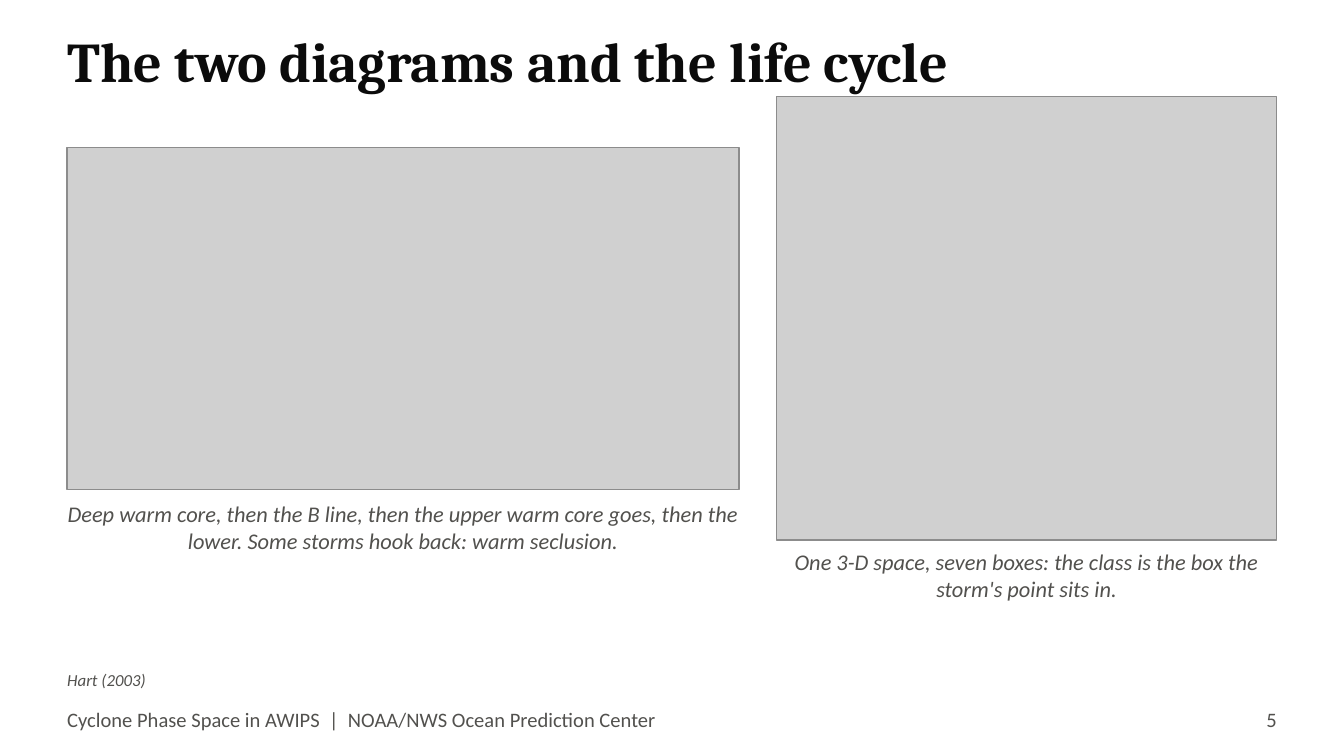
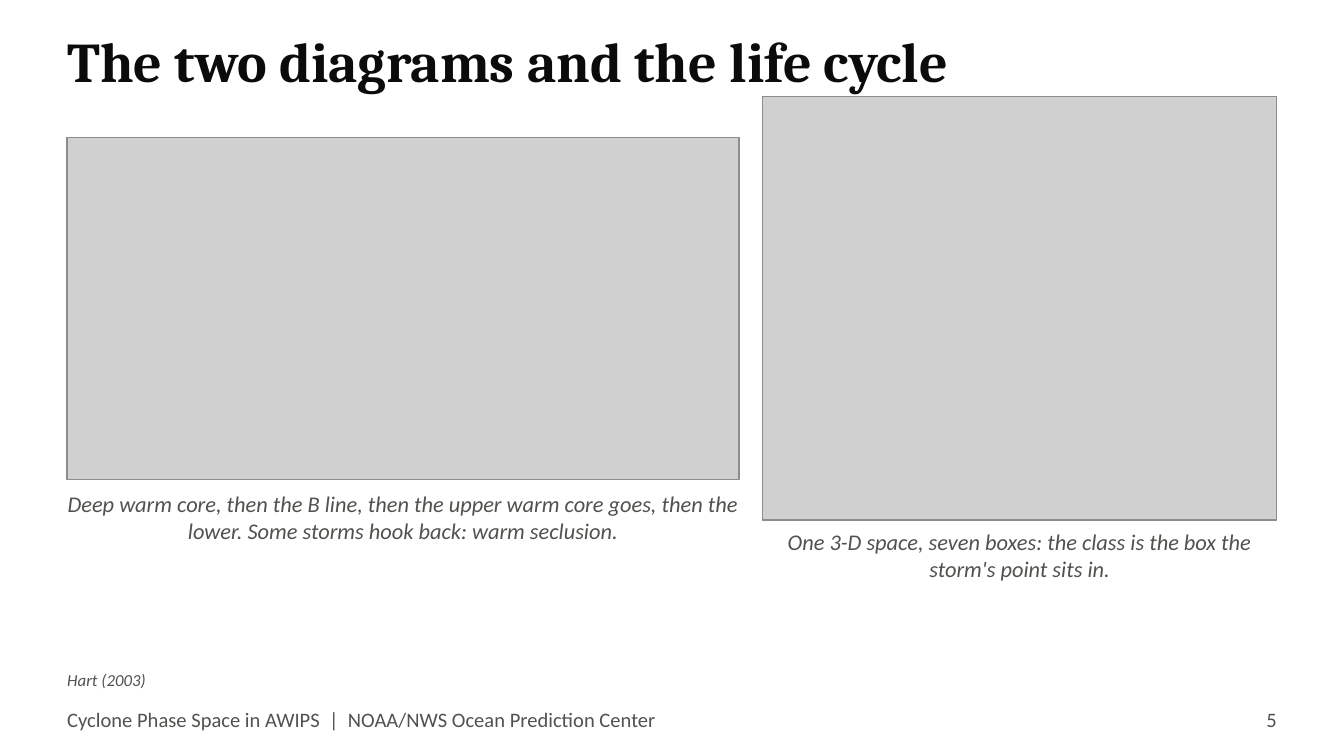
Before and after one commit to jkrek17/awips-tools, a slide deck: slide 5 of cyclone_phase_space/docs/TALK.pptx. Drawn at 1344x756 pixels with LibreOffice and Linux fonts; fonts in the diff are those of the drawing; grey boxes stand for pictures. Boxes give left, top, right and bottom in pixels: in the first picture for what was removed or moved away, otherwise in the second. Text is boxed around its words. In the diff, an @@ line names an element or a change of style, - is before the commit and + after.

```diff
--- a/cyclone_phase_space/docs/TALK.pptx
+++ b/cyclone_phase_space/docs/TALK.pptx
@@ picture resized from (x1=777, y1=97, x2=1277, y2=540) to (x1=762, y1=97, x2=1277, y2=520) @@
@@ picture moved from (x1=67, y1=148, x2=739, y2=491) to (x1=67, y1=137, x2=739, y2=480) @@
@@ text "Deep warm core, then the ..." moved from (x1=68, y1=506, x2=738, y2=549) to (x1=68, y1=496, x2=738, y2=539) @@
@@ text "One 3-D space, seven boxes: ..." moved from (x1=795, y1=554, x2=1258, y2=601) to (x1=788, y1=534, x2=1251, y2=581) @@
```
Also in this commit, not shown: 9 other files.
